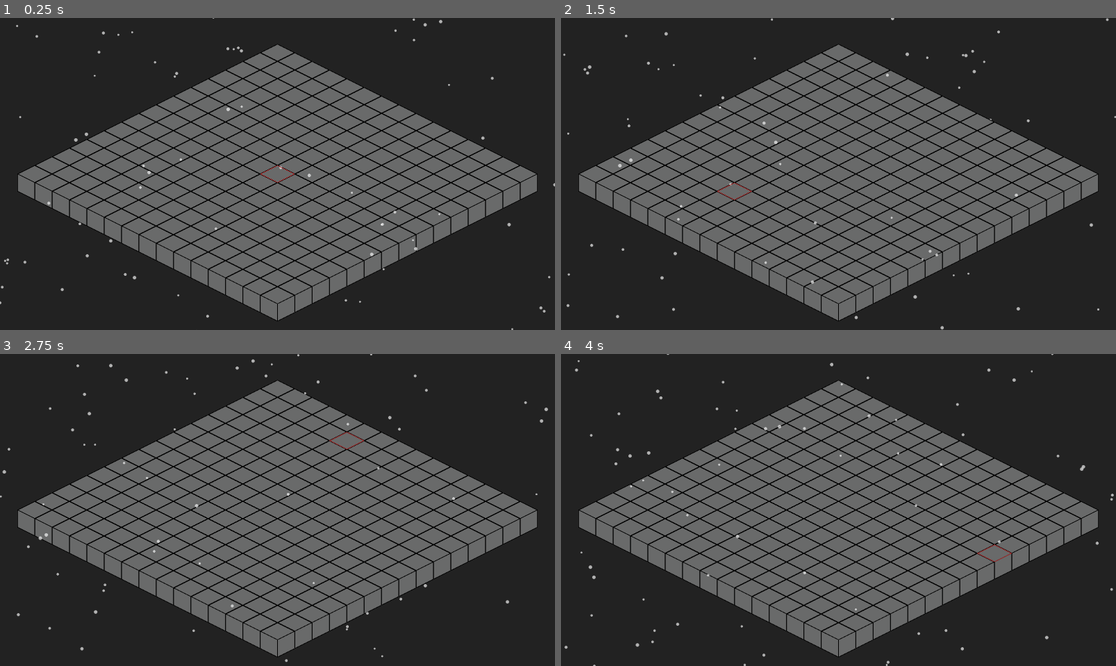
Above: before the commit, frames 1-4 (two rows, left to right).
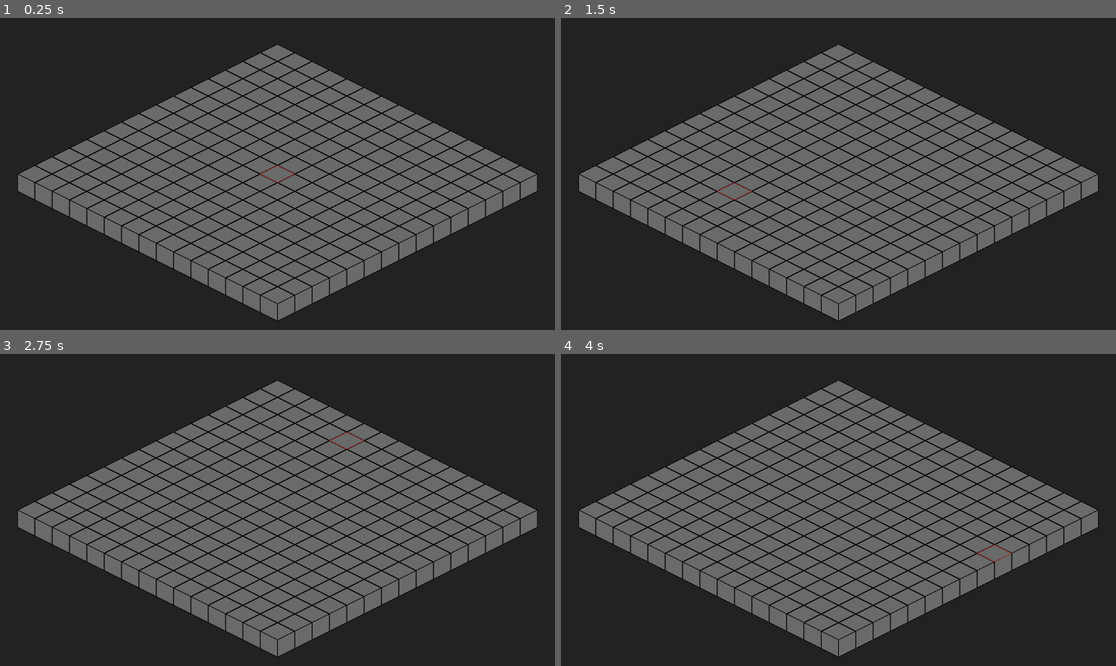
Above: after the commit, the same moments.

Repository: robert-brosh23/SpookyTowerDefense
Game: Godot game, scene res://main/main.tscn
The game is run twice, just before and just after one commit, with the same random seed, the same clock (stepped at 60 frames per second) and the same inputs.
Inputs (mouse positions are in pixels of both pictures, inside the frame that each line leads up to):
- Up to frame 1 (0.25 s): no input
- Up to frame 2 (1.5 s): move the mouse to (960, 158) at 0.52 s; move the mouse to (727, 189) at 1.27 s
- Up to frame 3 (2.75 s): move the mouse to (333, 441) at 2.02 s
- Up to frame 4 (4 s): move the mouse to (810, 572) at 2.77 s; move the mouse to (1005, 556) at 3.52 s

The runs differ from the first frame. In frame 1, 0.3% of the frame differs, in the area x 0-100%, y 0-100%; in frame 2, 0.3%; in frame 3, 0.3%; in frame 4, 0.3%.

Commit message:
make flakes fade away

Diff:
--- /dev/null
+++ b/visual/snow_particle_emitter/snow_particle_emitter.gd
@@ -0,0 +1,4 @@
+class_name SnowParticleEmitter extends Node2D
+
+const OCCLUDER_Y_MIN := 10.0
+const OCCLUDER_Y_MAX := 1100.0
--- a/visual/snow_particle_emitter/snow_particle_emitter.tscn
+++ b/visual/snow_particle_emitter/snow_particle_emitter.tscn
@@ -1,6 +1,14 @@
-[gd_scene load_steps=3 format=3 uid="uid://c3buy7jdemmub"]
+[gd_scene load_steps=6 format=3 uid="uid://c3buy7jdemmub"]
 
 [ext_resource type="Texture2D" uid="uid://6b7buqh41jm4" path="res://sprites/snowflake.png" id="1_8rpm0"]
+[ext_resource type="Script" uid="uid://bhvl7fcifnb65" path="res://visual/snow_particle_emitter/snow_particle_emitter.gd" id="1_ldiga"]
+
+[sub_resource type="Curve" id="Curve_ldiga"]
+_data = [Vector2(0, 1), 0.0, 0.0, 0, 0, Vector2(0.8181818, 1), 0.0, 0.0, 0, 0, Vector2(0.90909094, 0), 0.0, 0.0, 0, 0, Vector2(1, 0), 0.0, 0.0, 0, 0]
+point_count = 4
+
+[sub_resource type="CurveTexture" id="CurveTexture_icmul"]
+curve = SubResource("Curve_ldiga")
 
 [sub_resource type="ParticleProcessMaterial" id="ParticleProcessMaterial_ldiga"]
 emission_shape_offset = Vector3(0, 0, 10)
@@ -12,18 +20,24 @@
 scale_min = 0.79999995
 scale_max = 1.5
 color = Color(1, 1, 1, 0.6509804)
+alpha_curve = SubResource("CurveTexture_icmul")
 turbulence_enabled = true
 turbulence_noise_speed_random = 0.0
 turbulence_influence_min = 0.020000001
 turbulence_influence_max = 0.080000006
+collision_mode = 1
+collision_friction = 1.0
+collision_bounce = 0.0
 
 [node name="SnowParticleEmitter" type="Node2D"]
+position = Vector2(96, 223)
+script = ExtResource("1_ldiga")
 
 [node name="GPUParticles2D" type="GPUParticles2D" parent="."]
 z_index = -1
 amount = 100
 texture = ExtResource("1_8rpm0")
-lifetime = 20.0
+lifetime = 10.0
 preprocess = 30.0
 visibility_rect = Rect2(-100, -100, 200, 1000)
 process_material = SubResource("ParticleProcessMaterial_ldiga")
@@ -31,7 +45,7 @@
 [node name="GPUParticles2D2" type="GPUParticles2D" parent="."]
 amount = 200
 texture = ExtResource("1_8rpm0")
-lifetime = 20.0
+lifetime = 10.0
 preprocess = 30.0
 visibility_rect = Rect2(-100, -100, 200, 1000)
 process_material = SubResource("ParticleProcessMaterial_ldiga")
Not shown, added: visual/snow_particle_emitter/snow_particle_emitter.gd.uid
